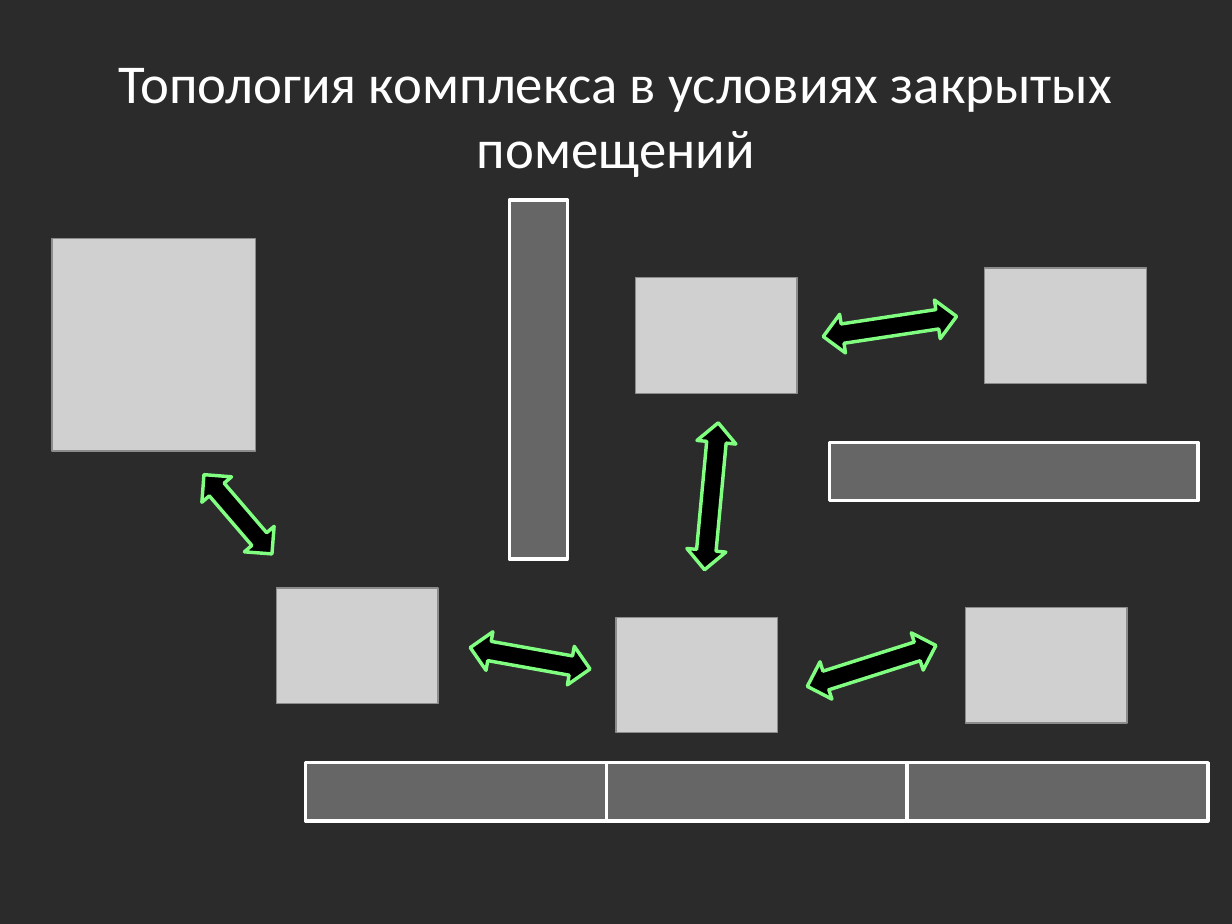
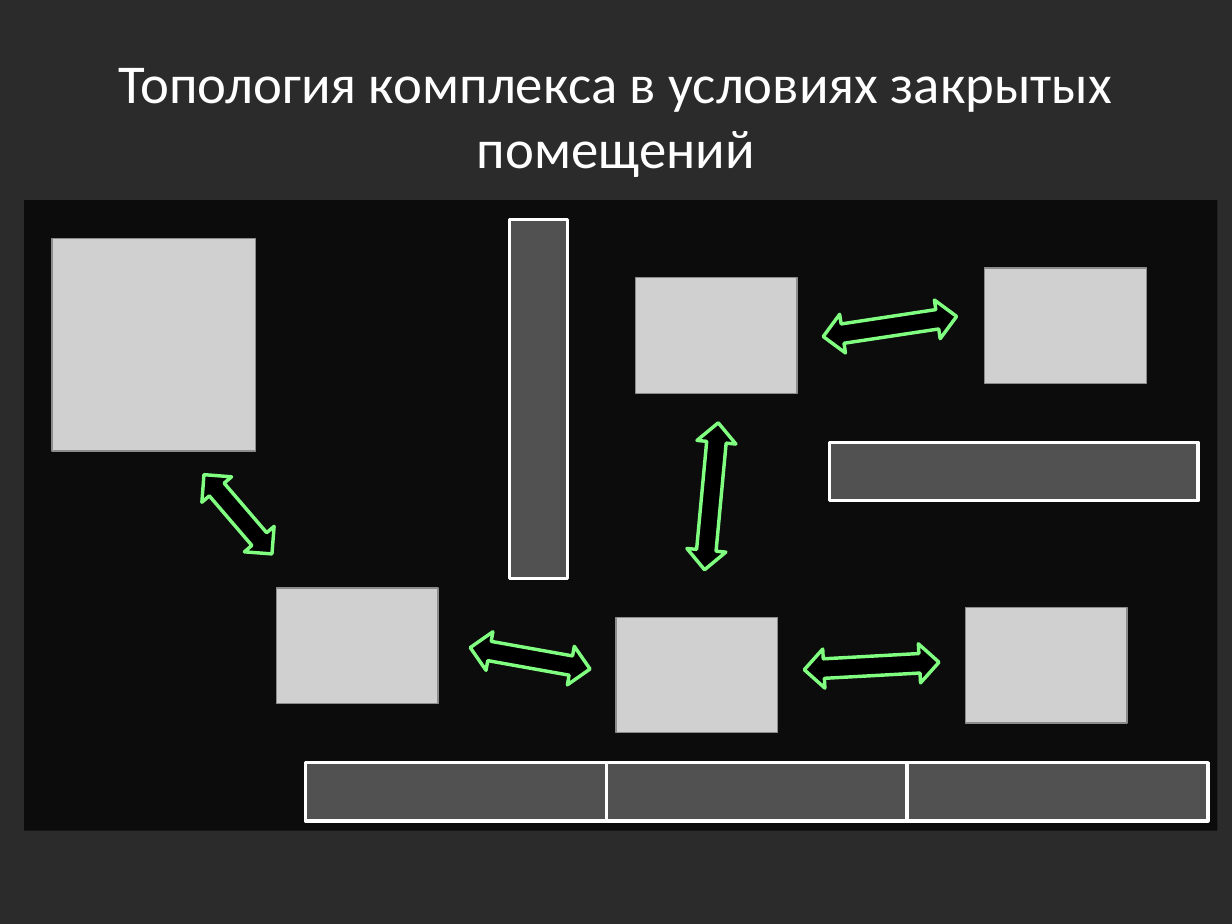
Before and after one commit to Jacobi20/quadro-xds, a slide deck: slide 5 of Docs/Medias2012_dhg.pptx. Drawn at 1232x924 pixels with LibreOffice and Linux fonts; fonts in the diff are those of the drawing; grey boxes stand for pictures; background and template pictures are left out; a plain dark background stands for a picture behind light text. Boxes give left, top, right and bottom in pixels: in the first picture for what was removed or moved away, otherwise in the second. Text is boxed around its words. In the diff, an @@ line names an element or a change of style, - is before the commit and + after.

```diff
--- a/Docs/Medias2012_dhg.pptx
+++ b/Docs/Medias2012_dhg.pptx
@@ rectangle added at [25, 200, 1218, 830], fill #000000 at 70% opacity @@
@@ rectangle: place and size @@
-rectangle at [509, 200, 567, 558]
+rectangle at [509, 219, 567, 578]
@@ left right arrow at [804, 643, 940, 690]: rotation 342 to 356 degrees @@
```
Also in this commit, not shown: 5 other slides changed, 4 slides added.
